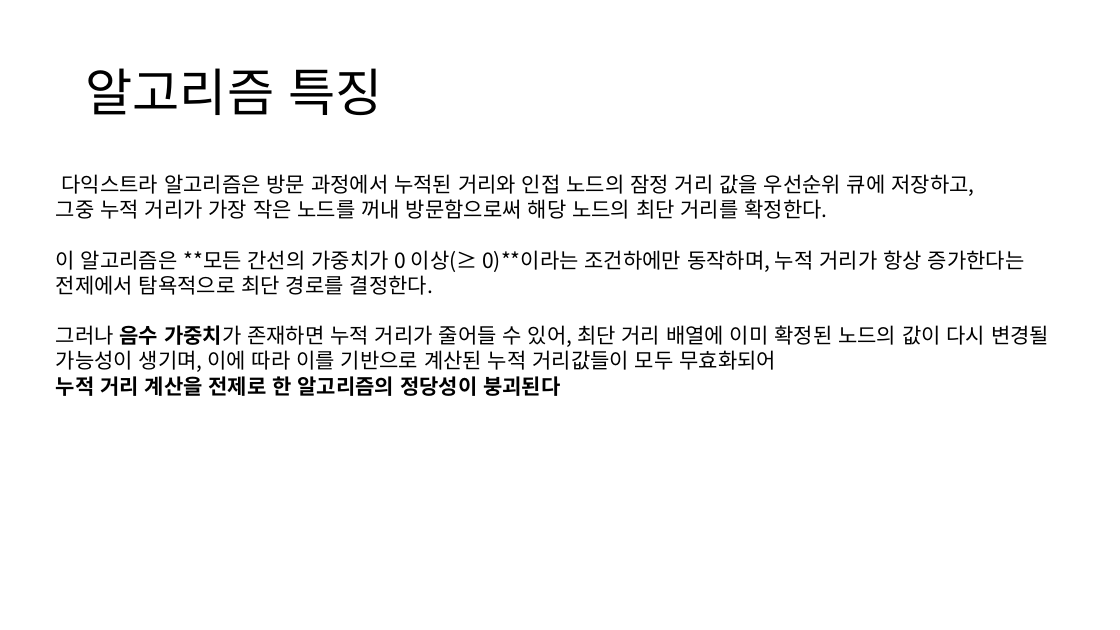
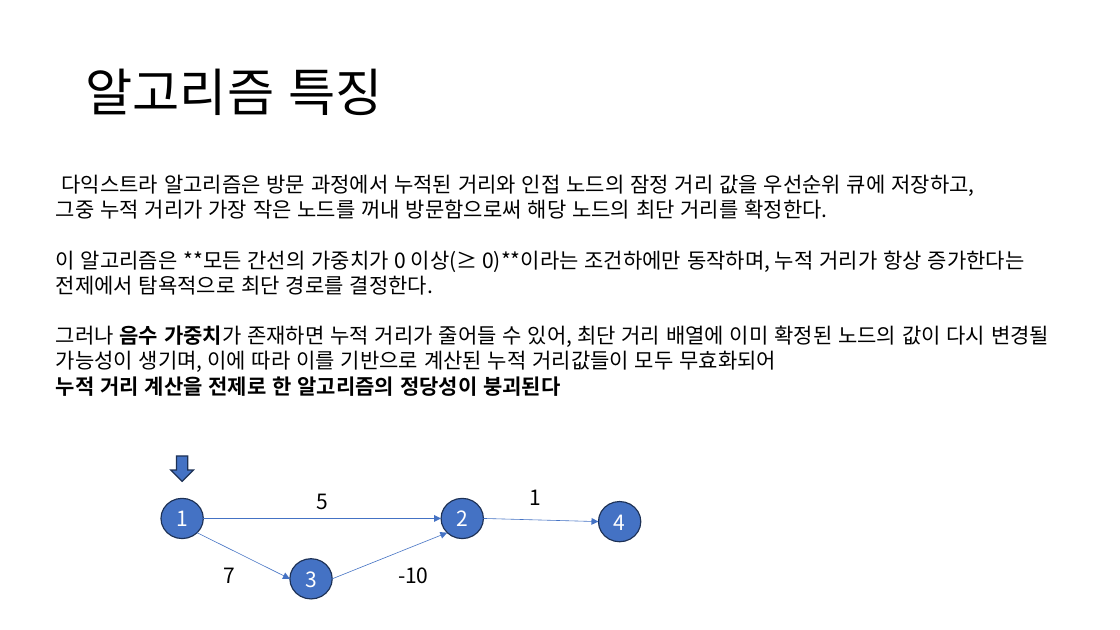
Before and after one commit to ldw9981/DataStructureAndAlgorithm, a slide deck: slide 6 of Documents/8 그래프 II - 다익스트라.pptx. Drawn at 1120x630 pixels with LibreOffice and Linux fonts; fonts in the diff are those of the drawing. Boxes give left, top, right and bottom in pixels: in the first picture for what was removed or moved away, otherwise in the second. Text is boxed around its words. In the diff, an @@ line names an element or a change of style, - is before the commit and + after.

Commit message:
update

```diff
--- a/Documents/8 그래프 II - 다익스트라.pptx
+++ b/Documents/8 그래프 II - 다익스트라.pptx
@@ down arrow added at (171,456,193,481), fill #4472C4, outline #1E3256 1 pt @@
@@ ellipse added at (161,498,203,539), fill #4472C4, outline #1E3256 1 pt, 18 pt, text #FFFFFF @@
+1
@@ text added at (316,493,328,510), 18 pt, text #000000 @@
+5
@@ ellipse added at (441,498,483,539), fill #4472C4, outline #1E3256 1 pt, 18 pt, text #FFFFFF @@
+2
@@ text added at (530,489,542,505), 18 pt, text #000000 @@
+1
@@ ellipse added at (598,502,640,542), fill #4472C4, outline #1E3256 1 pt, 18 pt, text #FFFFFF @@
+4
@@ arrow added from (197, 533) to (290, 579), #4472C4 0.5 pt @@
@@ arrow added from (203, 518) to (441, 518), #4472C4 0.5 pt @@
@@ arrow added from (333, 579) to (447, 533), #4472C4 0.5 pt @@
@@ arrow added from (483, 518) to (598, 522), #4472C4 0.5 pt @@
@@ text added at (223,567,235,583), 18 pt, text #000000 @@
+7
@@ ellipse added at (290,559,332,599), fill #4472C4, outline #1E3256 1 pt, 18 pt, text #FFFFFF @@
+3
@@ text added at (398,567,429,584), 18 pt, text #000000 @@
+-10
```
